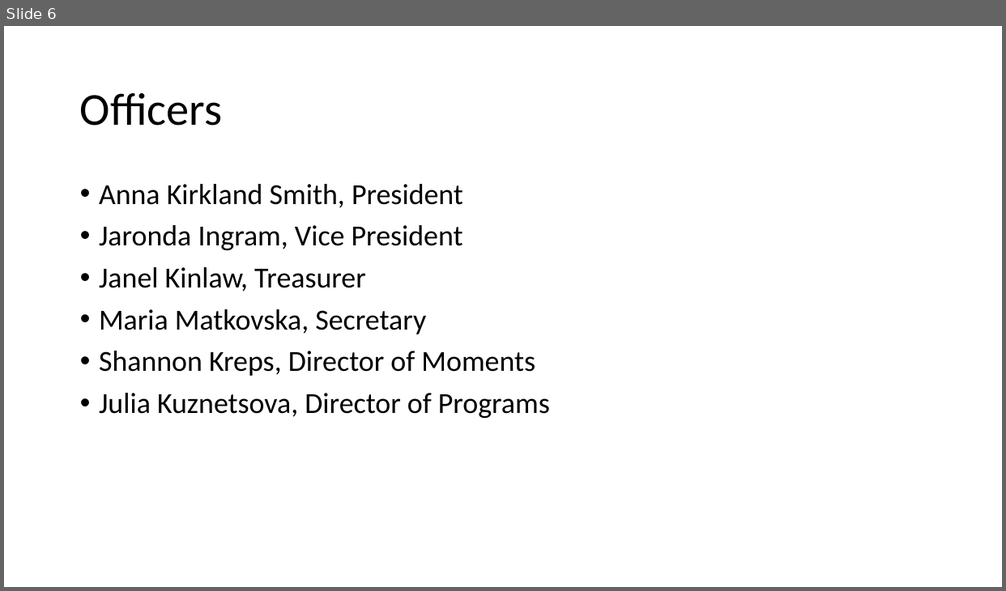
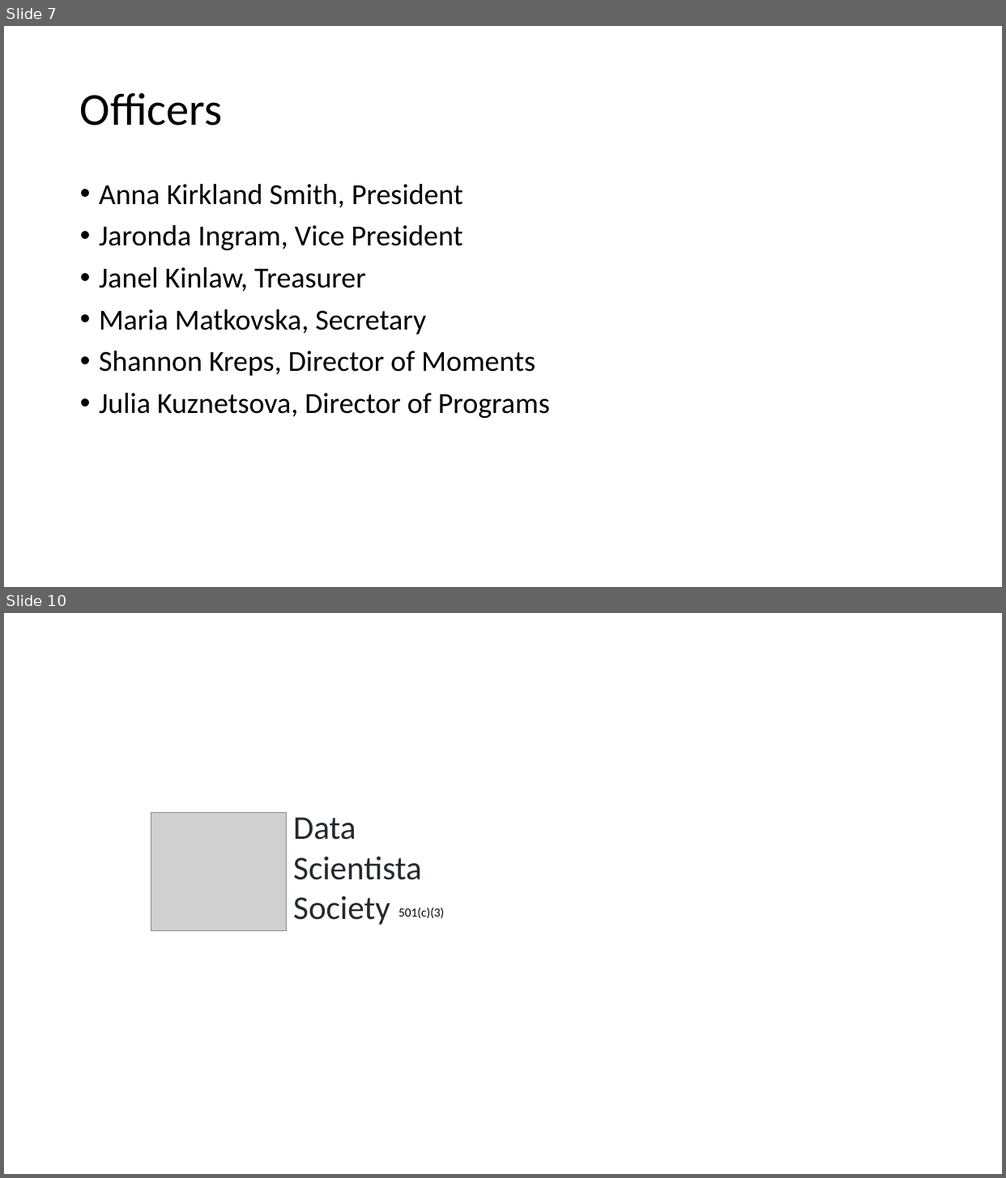
Before and after one commit to datascientistasociety/ServiceManual, a slide deck: ProgramsHandbook/WelcomeOfficerHelper.pptx. Shown one above the other, each under a label of ours: slide 6 before the commit, slides 7 and 10 after it; the slides between them are not shown. The pictures are 1006x591 and 1006x1178 pixels, drawn with LibreOffice and Linux fonts; fonts in the diff are those of the drawing; grey boxes stand for pictures. Boxes give left, top, right and bottom in pixels: in the first picture for what was removed or moved away, otherwise in the second. Text is boxed around its words. In the diff, an @@ line names an element or a change of style, - is before the commit and + after.

```diff
--- a/ProgramsHandbook/WelcomeOfficerHelper.pptx
+++ b/ProgramsHandbook/WelcomeOfficerHelper.pptx
@@ slide 10 added at (4,613,1002,1174), background #FFFFFF @@
@@ picture added at (151,812,286,931) @@
@@ text added at (293,817,422,925), 32 pt, text #24292E @@
+Data
+Scientista
+Society
@@ text added at (398,908,444,918), 12 pt, text #000000 @@
+501(c)(3)
@@ what was slide 6 is now slide 7 @@
```
Also in this commit, not shown: 2 slides changed, 2 other slides added, 4 other files.
